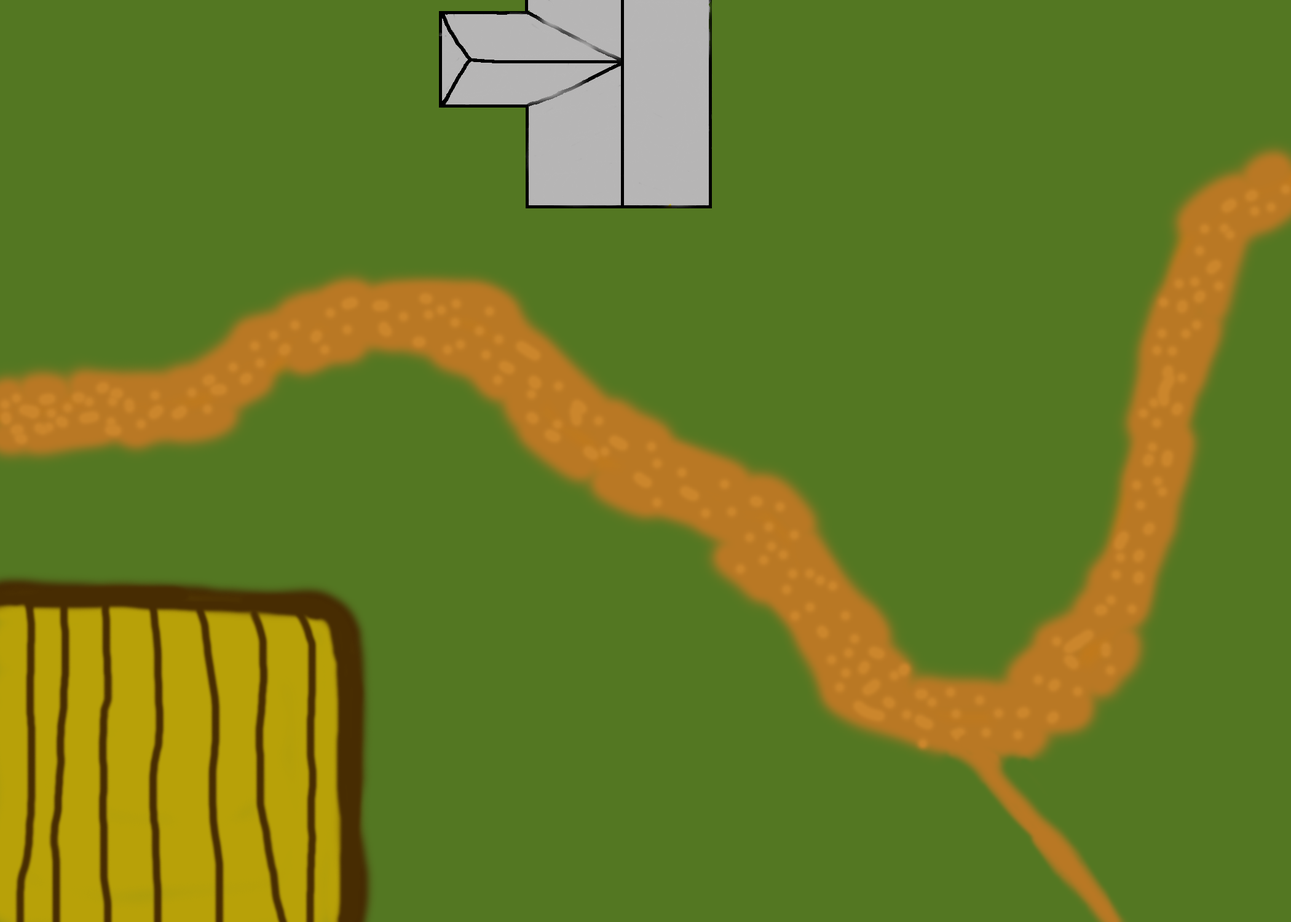
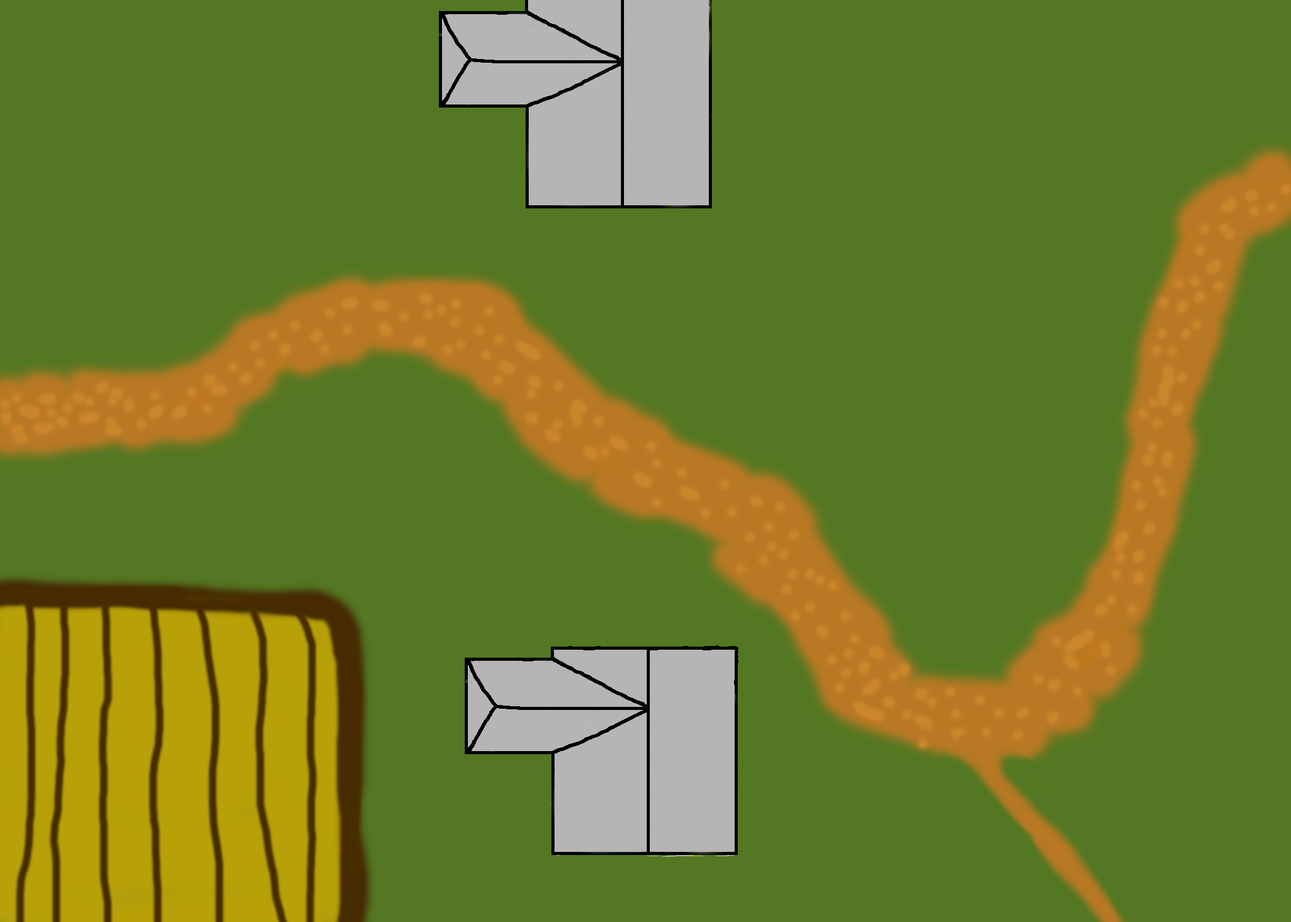
Two versions of the same layered image (1291 x 922). Layer-by-layer changes:
added layer "House 2" above "house" over [464, 645, 739, 858]
painted on "house" over [527, 11, 621, 108]
added layer "house roof2" above "house roof" over [464, 648, 739, 858]
